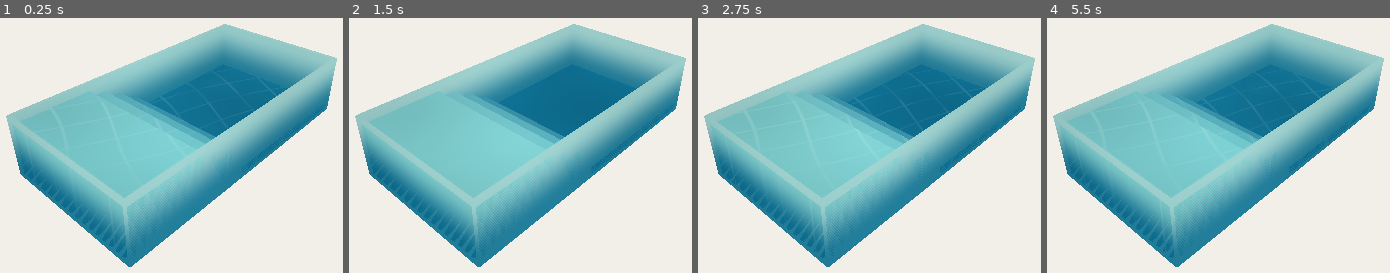
Above: before the commit, frames 1-4 (left to right).
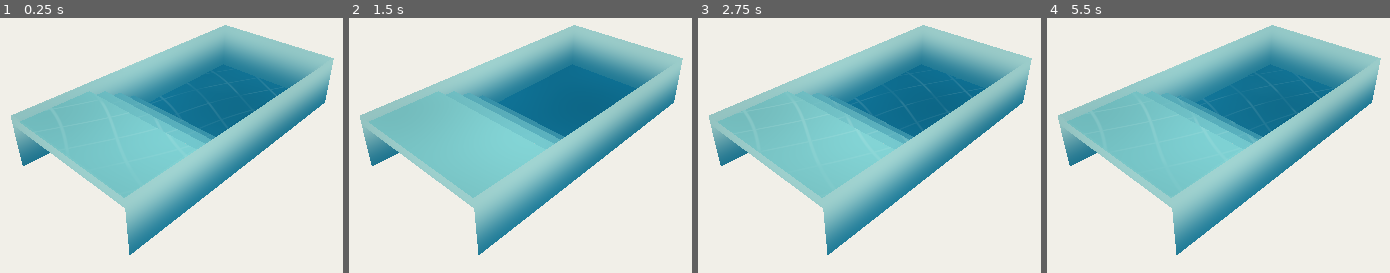
Above: after the commit, the same moments.

Repository: CRisdon45/Blender-Godot-Astra-Lab
Game: Godot game, scene res://main.tscn
Two runs of this game, one before a commit and one after it. Both use one fixed random seed, a clock stepped at 60 frames per second and the inputs below.
Inputs:
- Up to frame 1 (0.25 s): no input
- Up to frame 2 (1.5 s): tap Enter at 0.5 s; hold Right 0.53-1.28 s; tap C at 0.6 s; tap Space at 0.77, 1.25 s; hold S from 1.28 s (still down); tap R at 1.35 s
- Up to frame 3 (2.75 s): tap Space at 1.52 s; tap Enter at 2 s; release S at 2.03 s; hold Right from 2.03 s (still down); tap C at 2.1 s
- Up to frame 4 (5.5 s): tap Space at 2.75, 3.02, 3.77, 4.25, 4.52 s; tap R at 2.85, 4.35 s; tap Enter at 3.5 s; release Right at 3.53 s; hold Left 3.53-5.03 s; tap C at 3.6, 5.1 s; hold S from 5.03 s (still down)

The runs differ from the first frame. In frame 1, 10% of the frame differs, in the area x 1-99%, y 2-98%; in frame 2, 10%; in frame 3, 10%; in frame 4, 10%.

Commit message:
water lab: render iteration 03 surface-only pool shell

Diff:
--- a/ci/yardscape-water-lab/project/shaders/wall_fast.gdshader
+++ b/ci/yardscape-water-lab/project/shaders/wall_fast.gdshader
@@ -1,5 +1,5 @@
 shader_type spatial;
-render_mode unshaded, cull_front;
+render_mode unshaded, cull_disabled;
 
 // Interior-only pool wall witness. cull_front hides the camera-facing exterior
 // shell while keeping far/inside wall faces visible through the water.
--- a/ci/yardscape-water-lab/project/water_lab.gd
+++ b/ci/yardscape-water-lab/project/water_lab.gd
@@ -1,6 +1,6 @@
 extends Node3D
 ## Deliberately tiny water look-development scene.
-## Pool shell + Baja shelf + three steps + one water surface. Nothing else.
+## Surface-only pool + Baja shelf + three steps + one water surface. Nothing else.
 
 const BasinShader = preload("res://shaders/basin_fast.gdshader")
 const SurfaceShader = preload("res://shaders/water_surface_fast.gdshader")
@@ -9,7 +9,6 @@
 const POOL_LENGTH := 8.0
 const POOL_WIDTH := 4.0
 const WATER_LEVEL := 0.0
-const BASE_Y := -1.72
 const SUN_RAY_DIR := Vector3(0.3796774, -0.8193039, 0.4296350)
 
 var basin_material: ShaderMaterial
@@ -115,6 +114,7 @@
 	capture_path = ""
 	get_tree().quit(0 if error == OK else 1)
 
+
 func _make_materials() -> void:
 	basin_material = ShaderMaterial.new()
 	basin_material.shader = BasinShader
@@ -133,23 +133,25 @@
 
 
 func _make_pool() -> void:
-	# All blocks terminate at the same hidden bottom datum. Their exposed top
-	# elevations are the only geometry we care about in this lab.
-	_make_solid("baja-shelf", -4.00, -1.80, -0.25)
-	_make_solid("step-1", -1.80, -1.30, -0.45)
-	_make_solid("step-2", -1.30, -0.80, -0.70)
-	_make_solid("step-3", -0.80, -0.30, -1.00)
-	_make_solid("deep-floor", -0.30, 4.00, -1.50)
-
-	# Thin walls only close the pool volume. No coping, deck or exterior shell.
-	_make_wall_box("wall-north", Vector3(0.0, BASE_Y * 0.5, -2.04),
-		Vector3(POOL_LENGTH + 0.10, -BASE_Y, 0.08))
-	_make_wall_box("wall-south", Vector3(0.0, BASE_Y * 0.5, 2.04),
-		Vector3(POOL_LENGTH + 0.10, -BASE_Y, 0.08))
-	_make_wall_box("wall-west", Vector3(-4.04, BASE_Y * 0.5, 0.0),
-		Vector3(0.08, -BASE_Y, POOL_WIDTH + 0.10))
-	_make_wall_box("wall-east", Vector3(4.04, BASE_Y * 0.5, 0.0),
-		Vector3(0.08, -BASE_Y, POOL_WIDTH + 0.10))
+	# Horizontal water-contact surfaces only. No solid blocks, no exterior shell.
+	_make_horizontal("baja-shelf", -4.00, -1.80, -0.25)
+	_make_horizontal("step-1", -1.80, -1.30, -0.45)
+	_make_horizontal("step-2", -1.30, -0.80, -0.70)
+	_make_horizontal("step-3", -0.80, -0.30, -1.00)
+	_make_horizontal("deep-floor", -0.30, 4.00, -1.50)
+
+	# Four step risers.
+	_make_vertical_x("riser-baja", -1.80, -0.45, -0.25)
+	_make_vertical_x("riser-1", -1.30, -0.70, -0.45)
+	_make_vertical_x("riser-2", -0.80, -1.00, -0.70)
+	_make_vertical_x("riser-3", -0.30, -1.50, -1.00)
+
+	# Interior perimeter only. Side walls may extend below the shelf, but the
+	# shelf/treads depth-test over them from this fixed oblique view.
+	_make_vertical_z("wall-north", -POOL_WIDTH * 0.5, -1.50, WATER_LEVEL)
+	_make_vertical_z("wall-south", POOL_WIDTH * 0.5, -1.50, WATER_LEVEL)
+	_make_vertical_x_span("wall-west", -POOL_LENGTH * 0.5, -0.25, WATER_LEVEL, POOL_WIDTH)
+	_make_vertical_x_span("wall-east", POOL_LENGTH * 0.5, -1.50, WATER_LEVEL, POOL_WIDTH)
 
 	var mesh := PlaneMesh.new()
 	mesh.size = Vector2(POOL_LENGTH - 0.08, POOL_WIDTH - 0.08)
@@ -164,30 +166,47 @@
 	add_child(water_surface)
 
 
-func _make_solid(_name: String, x0: float, x1: float, top_y: float) -> void:
-	var height := top_y - BASE_Y
-	_make_box(
-		_name,
-		Vector3((x0 + x1) * 0.5, BASE_Y + height * 0.5, 0.0),
-		Vector3(x1 - x0, height, POOL_WIDTH)
-	)
-
-
-func _make_wall_box(_name: String, centre: Vector3, size: Vector3) -> MeshInstance3D:
-	var node := _make_box(_name, centre, size)
-	node.material_override = wall_material
-	return node
-
-
-func _make_box(_name: String, centre: Vector3, size: Vector3) -> MeshInstance3D:
-	var box := BoxMesh.new()
-	box.size = size
+func _make_horizontal(_name: String, x0: float, x1: float, y: float) -> MeshInstance3D:
+	var mesh := PlaneMesh.new()
+	mesh.size = Vector2(x1 - x0, POOL_WIDTH)
 
 	var node := MeshInstance3D.new()
 	node.name = _name
-	node.mesh = box
-	node.position = centre
+	node.mesh = mesh
+	node.position = Vector3((x0 + x1) * 0.5, y, 0.0)
 	node.material_override = basin_material
+	add_child(node)
+	return node
+
+
+func _make_vertical_x(_name: String, x: float, y0: float, y1: float) -> MeshInstance3D:
+	return _make_vertical_x_span(_name, x, y0, y1, POOL_WIDTH)
+
+
+func _make_vertical_x_span(_name: String, x: float, y0: float, y1: float, span_z: float) -> MeshInstance3D:
+	var mesh := PlaneMesh.new()
+	mesh.size = Vector2(absf(y1 - y0), span_z)
+
+	var node := MeshInstance3D.new()
+	node.name = _name
+	node.mesh = mesh
+	node.position = Vector3(x, (y0 + y1) * 0.5, 0.0)
+	node.rotation_degrees.z = 90.0
+	node.material_override = wall_material
+	add_child(node)
+	return node
+
+
+func _make_vertical_z(_name: String, z: float, y0: float, y1: float) -> MeshInstance3D:
+	var mesh := PlaneMesh.new()
+	mesh.size = Vector2(POOL_LENGTH, absf(y1 - y0))
+
+	var node := MeshInstance3D.new()
+	node.name = _name
+	node.mesh = mesh
+	node.position = Vector3(0.0, (y0 + y1) * 0.5, z)
+	node.rotation_degrees.x = 90.0
+	node.material_override = wall_material
 	add_child(node)
 	return node
 
Not shown, changed: ci/yardscape-water-lab/run_water.py
